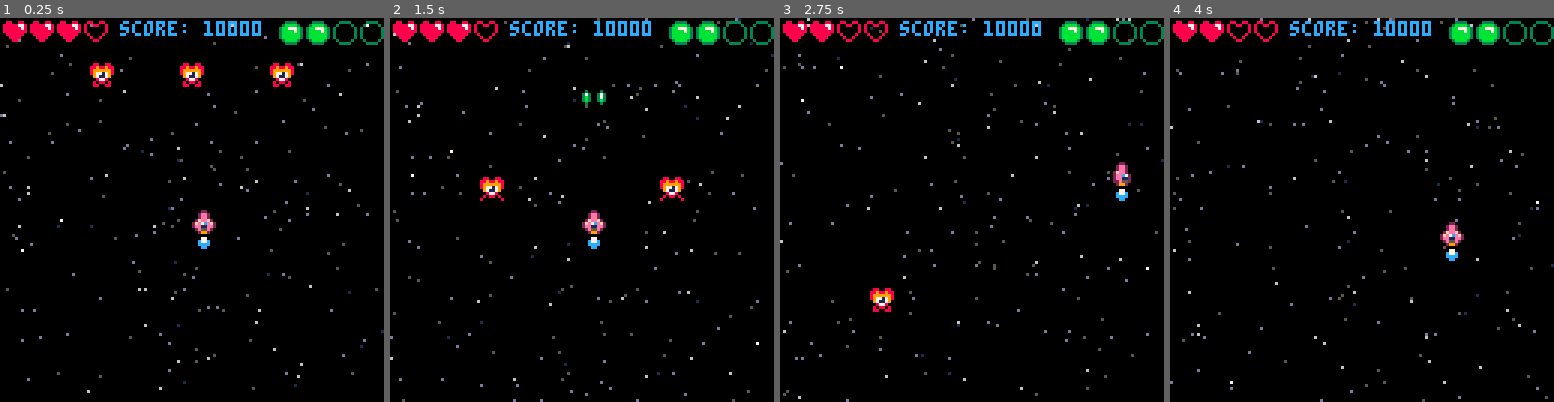
Above: before the commit, frames 1-4 (left to right).
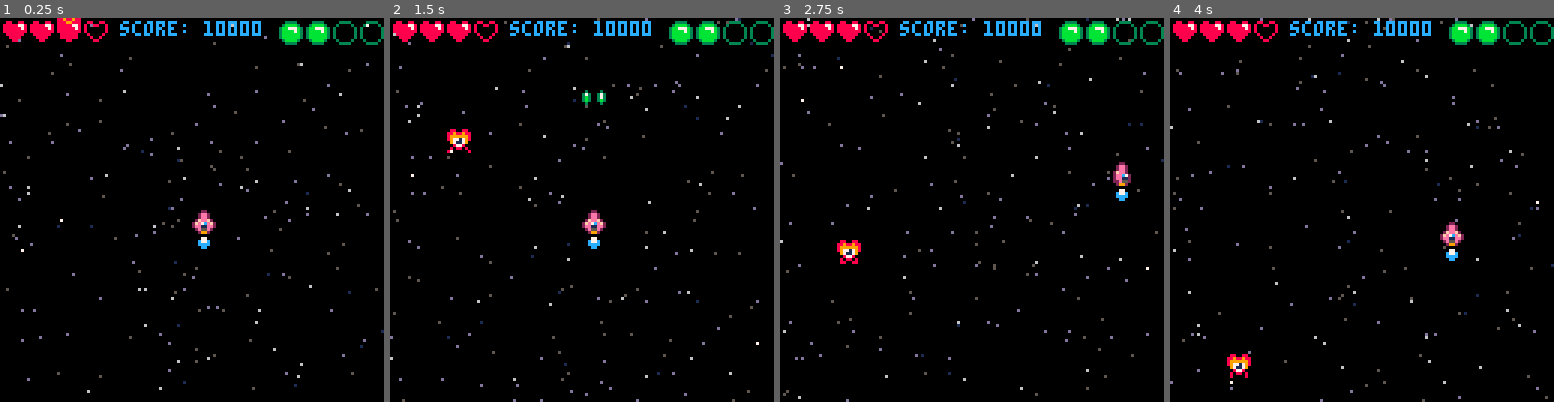
Above: after the commit, the same moments.

Repository: CalebmKopp/shmup-tutorial
Game: PICO-8 cartridge shmup.p8
The game is run twice, just before and just after one commit, with the same random seed, the same clock (stepped at 60 frames per second) and the same inputs.
Inputs:
- Up to frame 1 (0.25 s): no input
- Up to frame 2 (1.5 s): tap X (X key) at 0.33, 1.07 s; tap O (Z key) at 0.7 s
- Up to frame 3 (2.75 s): hold Right 1.6-2.1 s; tap O (Z key) at 1.7, 2.1, 2.5 s; tap X (X key) at 1.85 s; hold Up 2.15-2.42 s; hold Right from 2.47 s (still down)
- Up to frame 4 (4 s): tap O (Z key) at 2.9, 3.3, 3.7 s; tap X (X key) at 2.97 s; release Right at 3.03 s; hold Left 3.08-3.58 s; hold Down 3.63-3.97 s

The runs differ from the first frame. In frame 1, 0.9% of the frame differs, in the area x 14-77%, y 0-18%; in frame 2, 0.8%; in frame 3, 0.7%; in frame 4, 0.4%.

Commit message:
spawnen() random location when the one is destroyed

Diff:
--- a/shmup.p8
+++ b/shmup.p8
@@ -63,18 +63,12 @@
 	buls={}
 	enemies={}
 
-	for i=1,3 do
-		local myen={
-			x=i*30,
-			y=8,
-			spr=55
-		}
-		add(enemies, myen)
-	end
+	spawnen()
 
 	score=10000
 	lives=3
 	bombs=2
+
 end
 -->8
 -- tools
@@ -234,6 +228,15 @@
 
 	return true
 end
+
+function spawnen()
+	local myen={
+		x=rnd(120),
+		y=-8,
+		spr=55
+	}
+	add(enemies, myen)
+end
 -->8
 -- update
 function update_game()
@@ -320,6 +323,7 @@
 				del(enemies, en_ref)
 				del(buls, bul_ref)
 				sfx(3)
+				spawnen()
 			end
 		end
 	end
@@ -332,6 +336,7 @@
 			sfx(0)
 			--react to collision, del en
 			del(enemies,en_ref)
+			spawnen()
 		end
 	end
 
